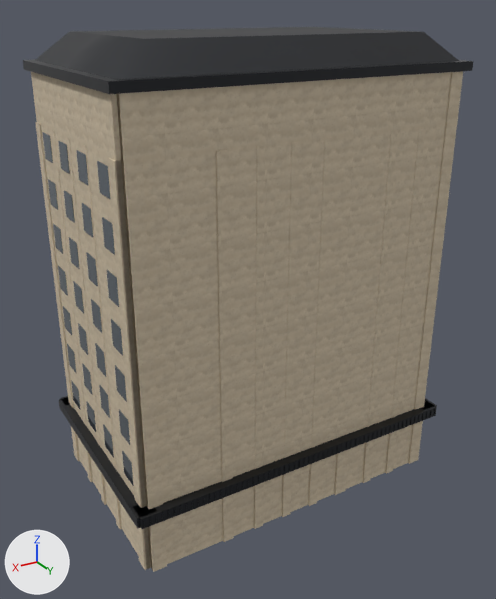
The glTF model www/model/erenkoy-ikiz.glb, before and after one commit.
Before and after are seen from a 50 mm camera at (24.7, 41.5, 35.0) aimed at (0.3, 0.8, 14.7). Every picture has the same lights, and +X, +Y and +Z are marked at lower left. The first picture is the older version. Where no turn or scale is listed for an object, it has been applied to the vertices. Vertices at exactly the same position are counted once.

Before the edit, the objects in view are built like this:
```python
me_mesh_0 = bpy.data.meshes.new('Mesh_0')
me_mesh_0.from_pydata(...)  # 1232 vertices, 3000 faces; spans x -12.5..12.5, y -8.0..8.0, z 0.0..31.0
me_mesh_0.materials.append(mat_material_0)  # picture img_image_0
me_mesh_1 = bpy.data.meshes.new('Mesh_1')
me_mesh_1.from_pydata(...)  # 6152 vertices, 9228 faces; spans x -13.0..13.0, y -8.6..8.6, z 0.0..31.6
me_mesh_1.materials.append(mat_material_1)  # dark grey #2a2c30
me_mesh_4 = bpy.data.meshes.new('Mesh_4')
me_mesh_4.from_pydata(...)  # 10 vertices, 16 faces; spans x -12.0..12.0, y -7.5..7.5, z 31.6..33.4
me_mesh_4.materials.append(mat_material_4)  # dark grey #2b2d31
ob_mesh_0 = bpy.data.objects.new('Mesh_0', me_mesh_0)
ob_mesh_0.location = (0.0, 0.0, 0.0)
ob_mesh_1 = bpy.data.objects.new('Mesh_1', me_mesh_1)
ob_mesh_1.location = (0.0, 0.0, 0.0)
ob_mesh_4 = bpy.data.objects.new('Mesh_4', me_mesh_4)
ob_mesh_4.location = (0.0, 0.0, 0.0)
# also in view: 'Mesh_2' at (0.0, 0.0, 15.4)
```
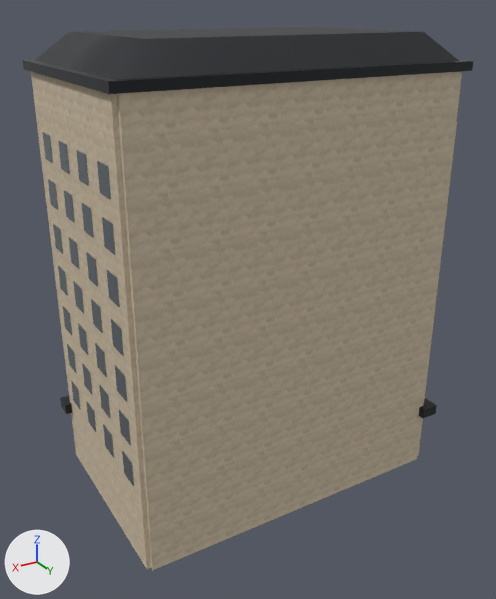
The change, as a diff of the scene's bpy script:
```diff
--- a/www/model/erenkoy-ikiz.glb.py
+++ b/www/model/erenkoy-ikiz.glb.py
@@ me_mesh_0 @@
 # used by ob_mesh_0; location = (0.0, 0.0, 0.0)
-me_mesh_0.from_pydata(...)  # 1232 vertices, 3000 faces; spans x -12.5..12.5, y -8.0..8.0, z 0.0..31.0
+me_mesh_0.from_pydata(...)  # 616 vertices, 1500 faces; spans x -12.5..12.3, y -8.0..7.8, z 0.0..31.0
+# me_mesh_0 part 1: 29 loose pieces with 616 vertices, spanning x -12.3..12.5, y -7.8..8.0, z 0.0..31.0, are deleted
 me_mesh_0.materials.append(mat_material_0)
@@ me_mesh_1 @@
 # used by ob_mesh_1; location = (0.0, 0.0, 0.0)
-me_mesh_1.from_pydata(...)  # 6152 vertices, 9228 faces; spans x -13.0..13.0, y -8.6..8.6, z 0.0..31.6
+me_mesh_1.from_pydata(...)  # 3080 vertices, 4620 faces; spans x -13.0..12.8, y -8.6..8.3, z 0.0..31.6
+# me_mesh_1 part 2: 384 loose pieces with 3072 vertices, spanning x -12.8..13.0, y -8.3..8.6, z 0.0..31.0, are deleted
 me_mesh_1.materials.append(mat_material_1)
```

What differs and where, as boxes [x1, y1, x2, y2] in the pictures (496 x 599 px):
'Mesh_0', reshaped: before [31, 71, 463, 572]; after [31, 71, 462, 570]
'Mesh_1', reshaped (mostly hidden): before [23, 60, 473, 529]; after [23, 60, 473, 418]
part 1 of me_mesh_0, deleted (brown): before [35, 71, 463, 572]
part 2 of me_mesh_1, deleted: before [59, 397, 437, 529]
